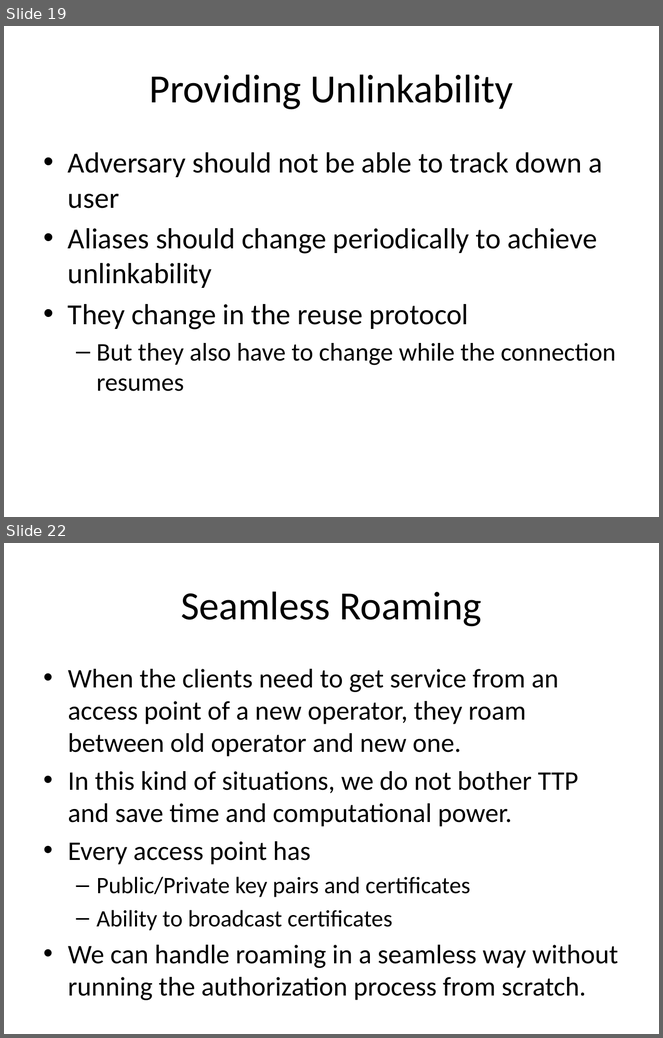
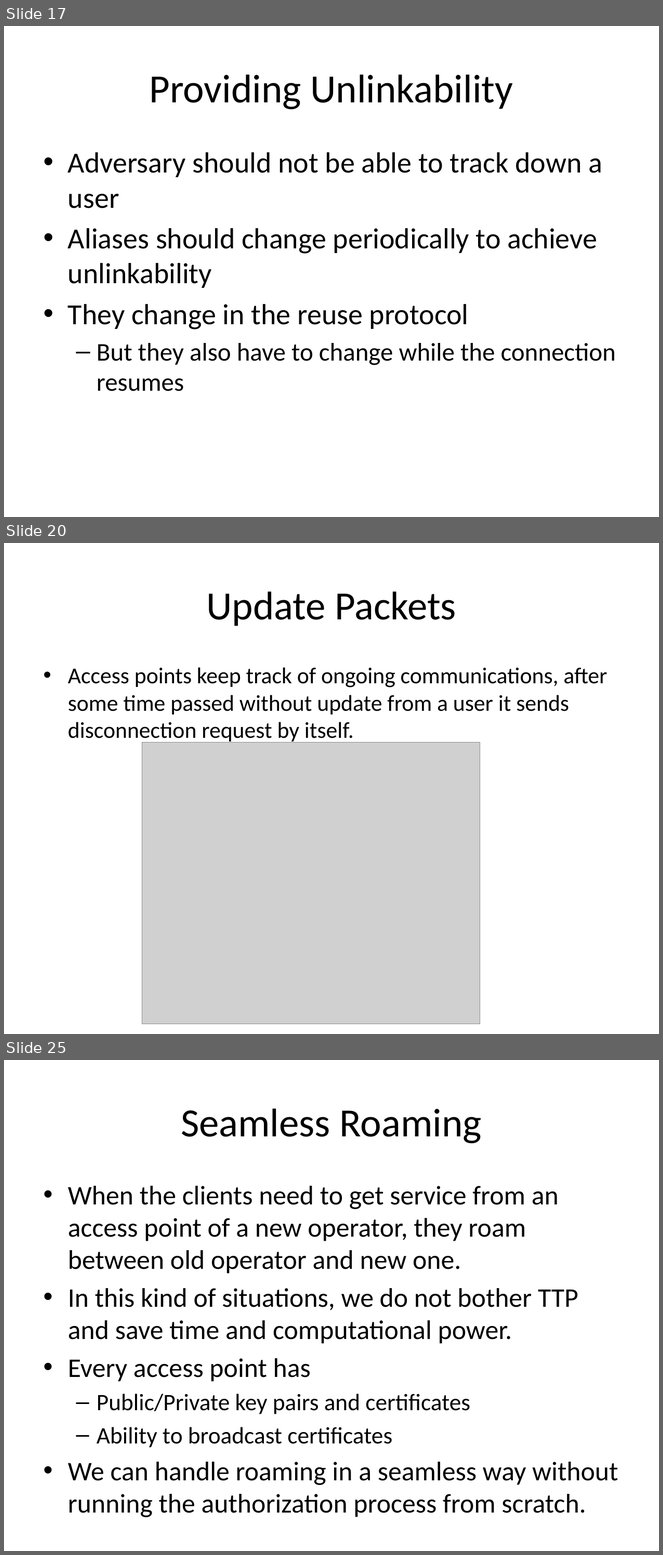
Before and after one commit to canleloglu/worddoc, a slide deck: sunumNew.pptx. Shown one above the other, each under a label of ours: slides 19 and 22 before the commit, slides 17, 20 and 25 after it; the slides between them are not shown. The pictures are 663x1038 and 663x1555 pixels, drawn with LibreOffice and Linux fonts; fonts in the diff are those of the drawing; grey boxes stand for pictures. Boxes give left, top, right and bottom in pixels: in the first picture for what was removed or moved away, otherwise in the second. Text is boxed around its words. In the diff, an @@ line names an element or a change of style, - is before the commit and + after.

```diff
--- a/sunumNew.pptx
+++ b/sunumNew.pptx
@@ slide 20 added at bbox=[4, 543, 659, 1034], background #FFFFFF @@
@@ title added at bbox=[206, 591, 456, 626], 44 pt, text #000000 @@
+Update Packets
@@ text added at bbox=[68, 667, 607, 744], 25 pt, text #000000 @@
+• Access points keep track of ongoing communications, after some time passed without update from a user it sends disconnection request by itself.
@@ picture added at bbox=[142, 743, 480, 1025] @@
@@ what was slide 19 is now slide 17 @@
@@ what was slide 22 is now slide 25 @@
```
Also in this commit, not shown: 11 slides changed, 36 other slides added, 11 slides removed, 1 other file.
